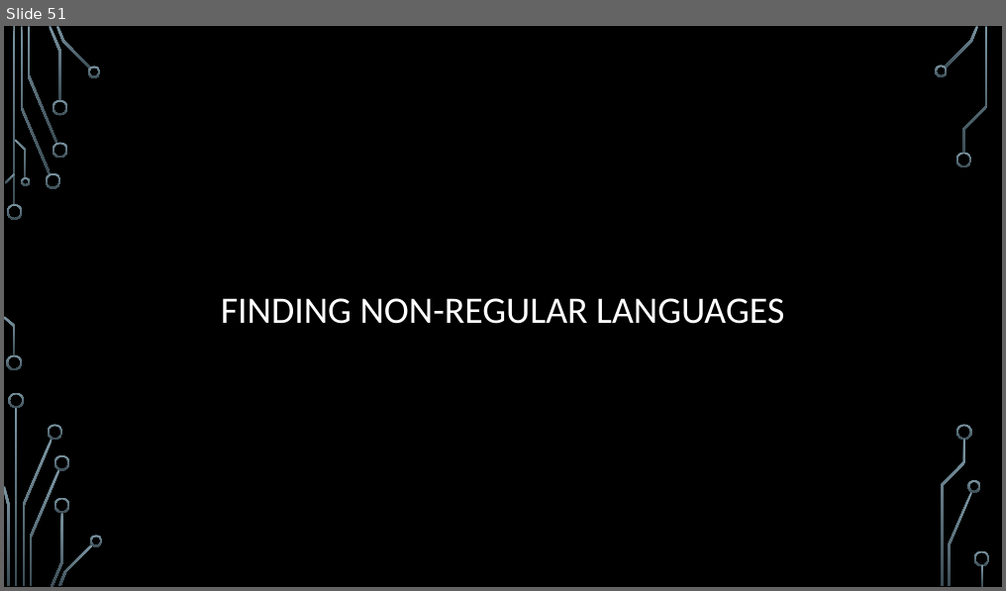
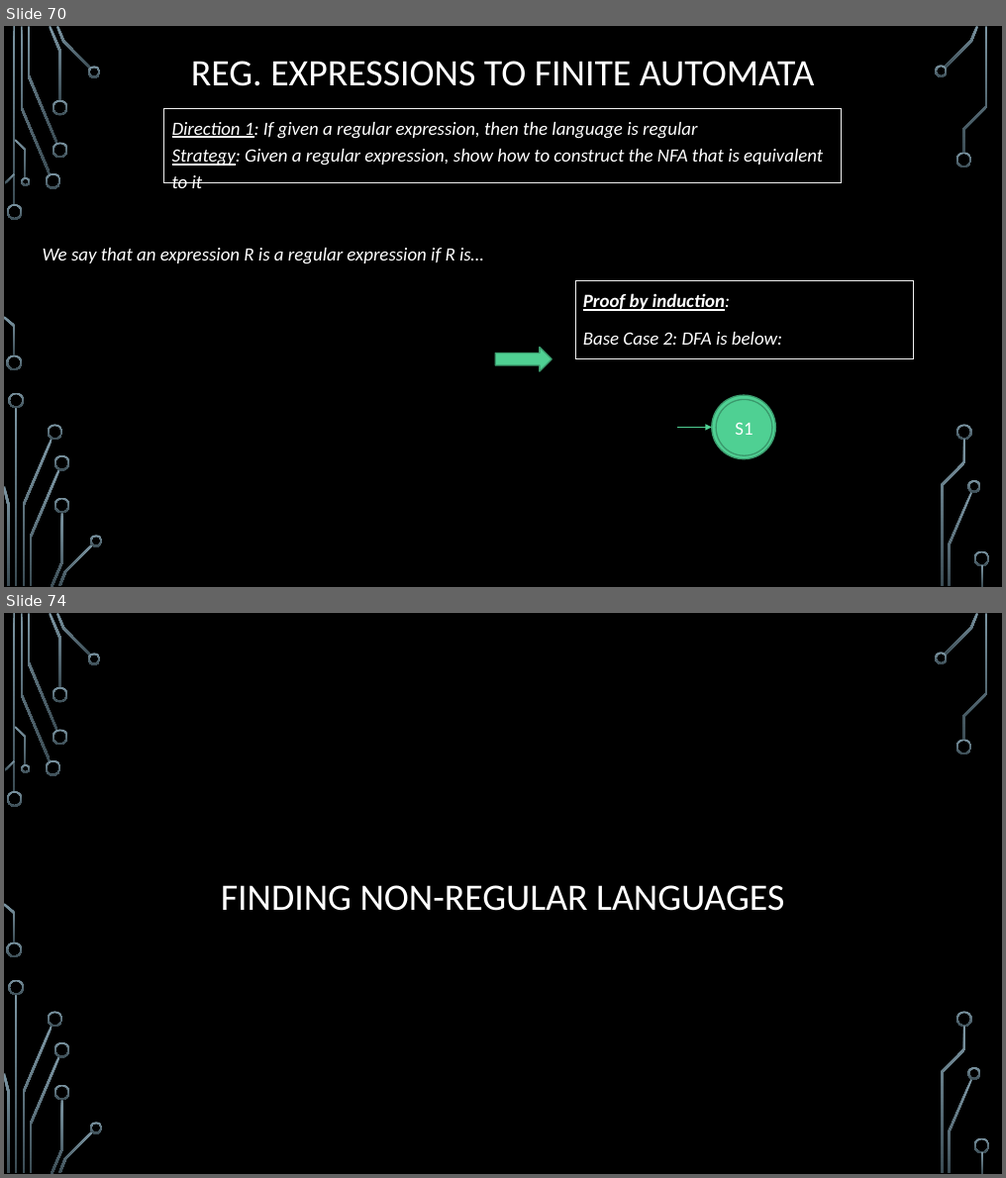
Before and after one commit to markfloryan/dmt2, a slide deck: slides/05-CircuitsAndFiniteAutomata.pptx. Shown one above the other, each under a label of ours: slide 51 before the commit, slides 70 and 74 after it; the slides between them are not shown. The pictures are 1006x591 and 1006x1178 pixels, drawn with LibreOffice and Linux fonts; fonts in the diff are those of the drawing; grey boxes stand for pictures; background and template pictures are left out. Boxes give left, top, right and bottom in pixels: in the first picture for what was removed or moved away, otherwise in the second. Text is boxed around its words. In the diff, an @@ line names an element or a change of style, - is before the commit and + after.

```diff
--- a/slides/05-CircuitsAndFiniteAutomata.pptx
+++ b/slides/05-CircuitsAndFiniteAutomata.pptx
@@ slide 70 added at (4,26,1002,587), background picture (left out); not listed: 36 template elements that a slide beside it also shows @@
@@ title added at (191,61,814,86), 36 pt, text #FFFFFF @@
+REG. EXPRESSIONS TO FINITE AUTOMATA
@@ rectangle added at (164,108,842,182), outline #F2F2F2 0.75 pt, 18 pt, text #FFFFFF, italic @@
+Direction 1: If given a regular expression, then the language is regular
+Strategy: Given a regular expression, show how to construct the NFA that is equivalent to it
@@ text added at (43,248,484,265), 18 pt, text #FFFFFF, italic @@
+We say that an expression R is a regular expression if R is…
@@ rectangle added at (576,281,914,360), outline #F2F2F2 0.75 pt, 18 pt, text #FFFFFF, italic @@
+Proof by induction:
+Base Case 2: DFA is below:
@@ right arrow added at (495,347,551,372), fill #4FD093, outline #3A9A6D 1.25 pt @@
@@ ellipse added at (712,396,775,460), fill #4FD093, outline #3A9A6D 1.25 pt, 18 pt, text #FFFFFF @@
+S1
@@ ellipse added at (716,399,772,456), fill #4FD093, outline #3A9A6D 1.25 pt, 18 pt, text #FFFFFF @@
+S1
@@ arrow added from (678, 427) to (712, 427), #4FD093 0.75 pt @@
@@ what was slide 51 is now slide 74 @@
```
Also in this commit, not shown: 22 other slides added, 1 other file.
